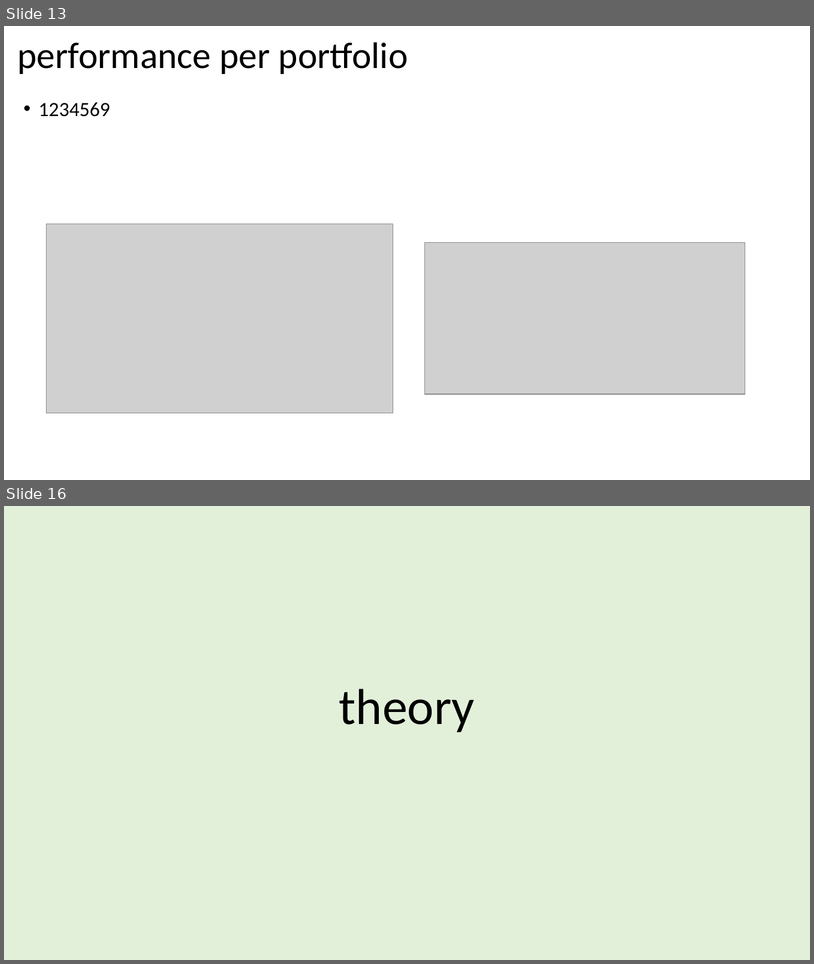
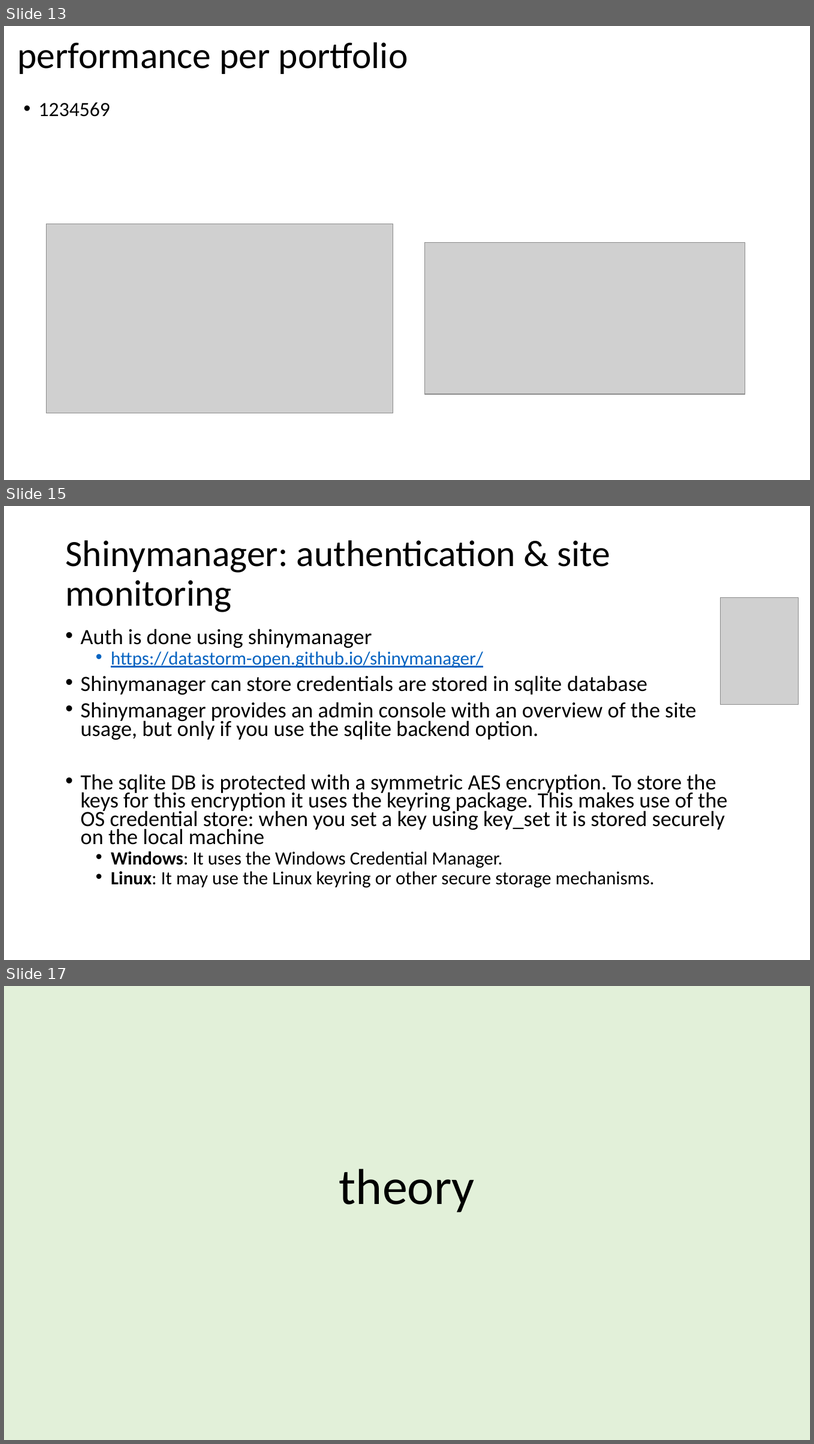
Before and after one commit to jorritvm/stocks_dashboard, a slide deck: doc/stock_dashboard_documentation.pptx. Shown one above the other, each under a label of ours: slides 13 and 16 before the commit, slides 13, 15 and 17 after it; the slides between them are not shown. The pictures are 814x964 and 814x1444 pixels, drawn with LibreOffice and Linux fonts; fonts in the diff are those of the drawing; grey boxes stand for pictures. Boxes give left, top, right and bottom in pixels: in the first picture for what was removed or moved away, otherwise in the second. Text is boxed around its words. In the diff, an @@ line names an element or a change of style, - is before the commit and + after.

Commit message:
reworking the whole authentication part

```diff
--- a/doc/stock_dashboard_documentation.pptx
+++ b/doc/stock_dashboard_documentation.pptx
@@ slide 15 added at (4,506,810,960), background #FFFFFF @@
@@ title added at (65,540,611,612), 44 pt, text #000000 @@
+Shinymanager: authentication & site monitoring
@@ picture added at (721,597,799,705) @@
@@ text added at (81,628,728,888), 25.9 pt, text #000000 @@
+• Auth is done using shinymanager
+  • https://datastorm-open.github.io/shinymanager/
+• Shinymanager can store credentials are stored in sqlite database
+• Shinymanager provides an admin console with an overview of the site usage, but only if you use the sqlite backend option.
+• The sqlite DB is protected with a symmetric AES encryption. To store the keys for this encryption it uses the keyring package. This makes use of the OS credential store: when you set a key using key_set it is stored securely on the local machine
+  • Windows: It uses the Windows Credential Manager.
+  • Linux: It may use the Linux keyring or other secure storage mechanisms.
@@ what was slide 16 is now slide 17 @@
```
Also in this commit, not shown: 2 other slides added, 2 slides removed, 5 other files.
